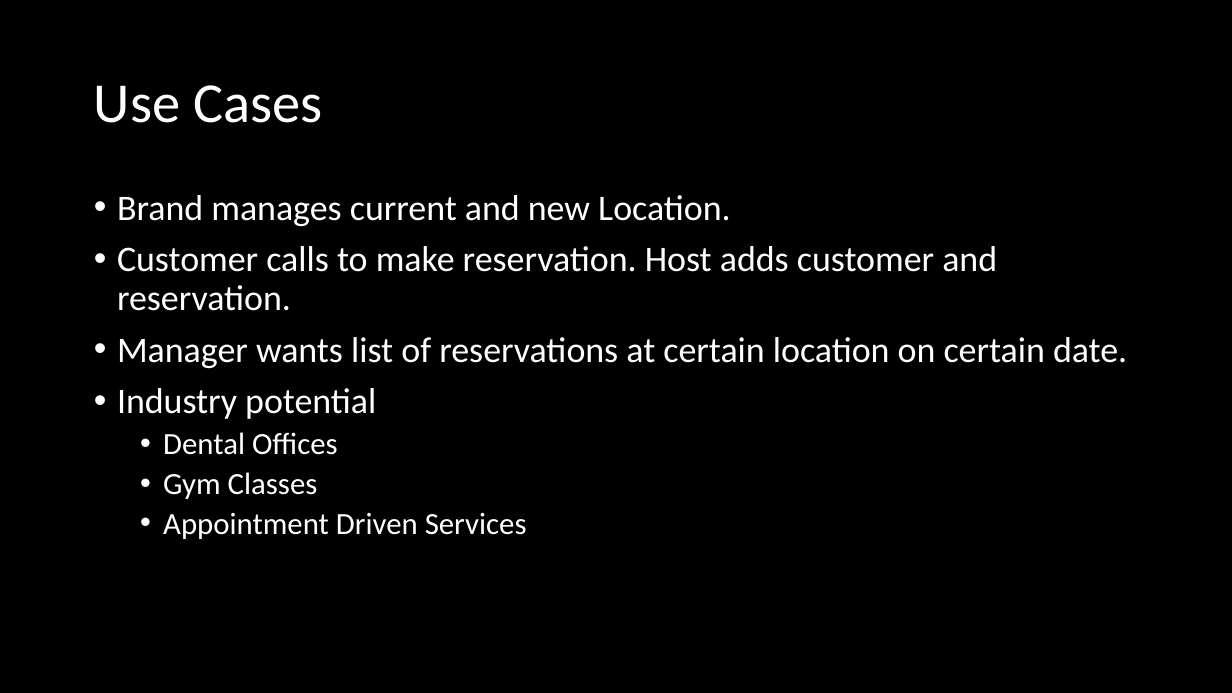
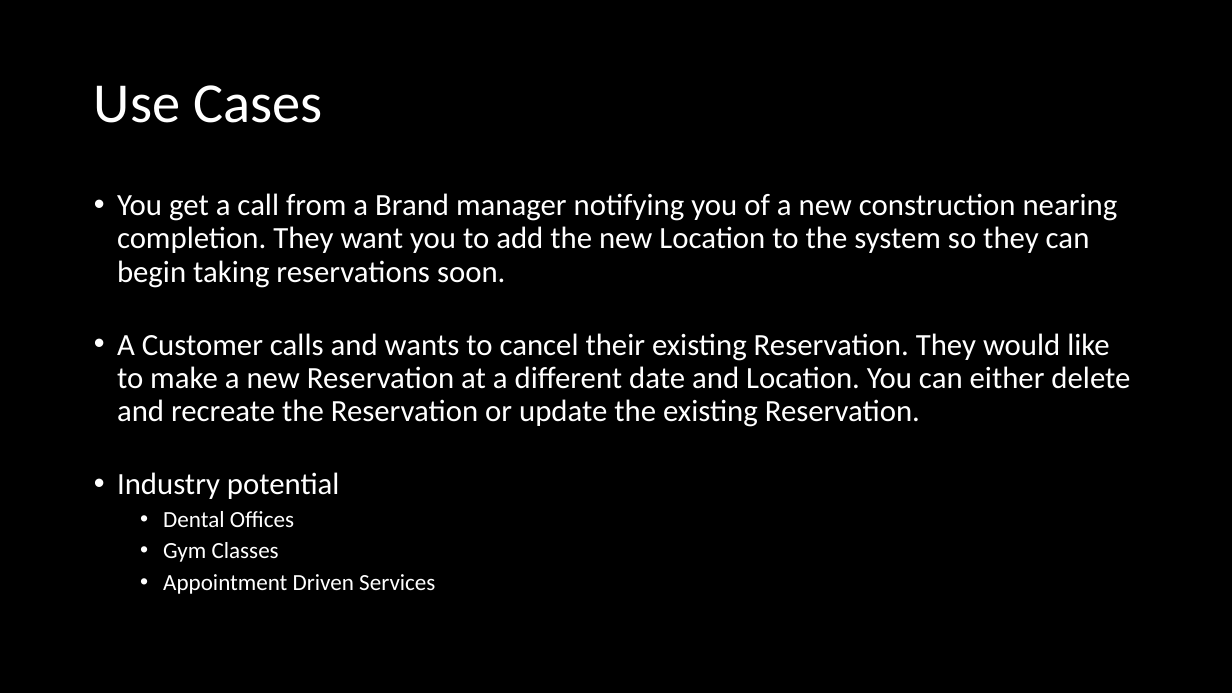
Before and after one commit to Luke4Parker/ReservationSystem, a slide deck: slide 13 of ReservationSystem/ReservationSystem/Reservation System.pptx (slide 12 before the commit). Drawn at 1232x693 pixels with LibreOffice and Linux fonts; fonts in the diff are those of the drawing; background and template pictures are left out. Boxes give left, top, right and bottom in pixels: in the first picture for what was removed or moved away, otherwise in the second. Text is boxed around its words. In the diff, an @@ line names an element or a change of style, - is before the commit and + after.

```diff
--- a/ReservationSystem/ReservationSystem/Reservation System.pptx
+++ b/ReservationSystem/ReservationSystem/Reservation System.pptx
@@ text at bbox=[117, 193, 1130, 427]: text changed; size 28 to 24 pt @@
-• Brand manages current and new Location.
-• Customer calls to make reservation. Host adds customer and reservation.
-• Manager wants list of reservations at certain location on certain date.
+• You get a call from a Brand manager notifying you of a new construction nearing completion. They want you to add the new Location to the system so they can begin taking reservations soon.
+• A Customer calls and wants to cancel their existing Reservation. They would like to make a new Reservation at a different date and Location. You can either delete and recreate the Reservation or update the existing Reservation.
@@ text at bbox=[117, 472, 435, 594]: size 28 to 24 pt in "Industry potential"; size 24 to 18 pt in "Dental Offices", "Gym Classes", "Appointment Driven Services" @@
```
Also in this commit, not shown: 11 other slides changed, 2 slides added, 1 slide removed, 4 other files.
